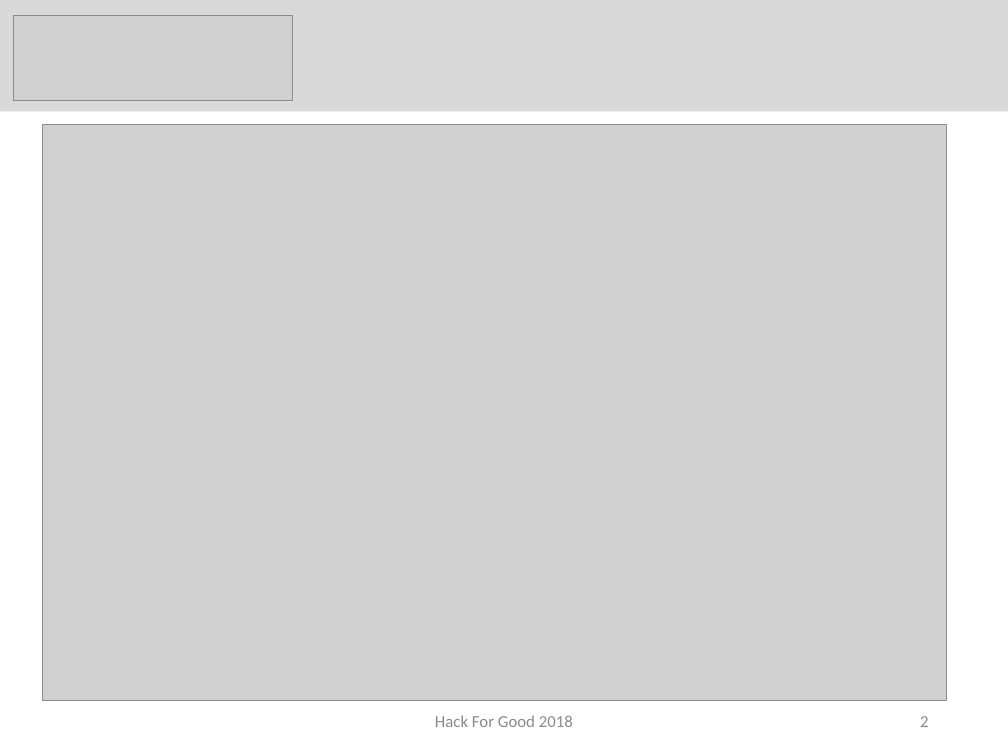
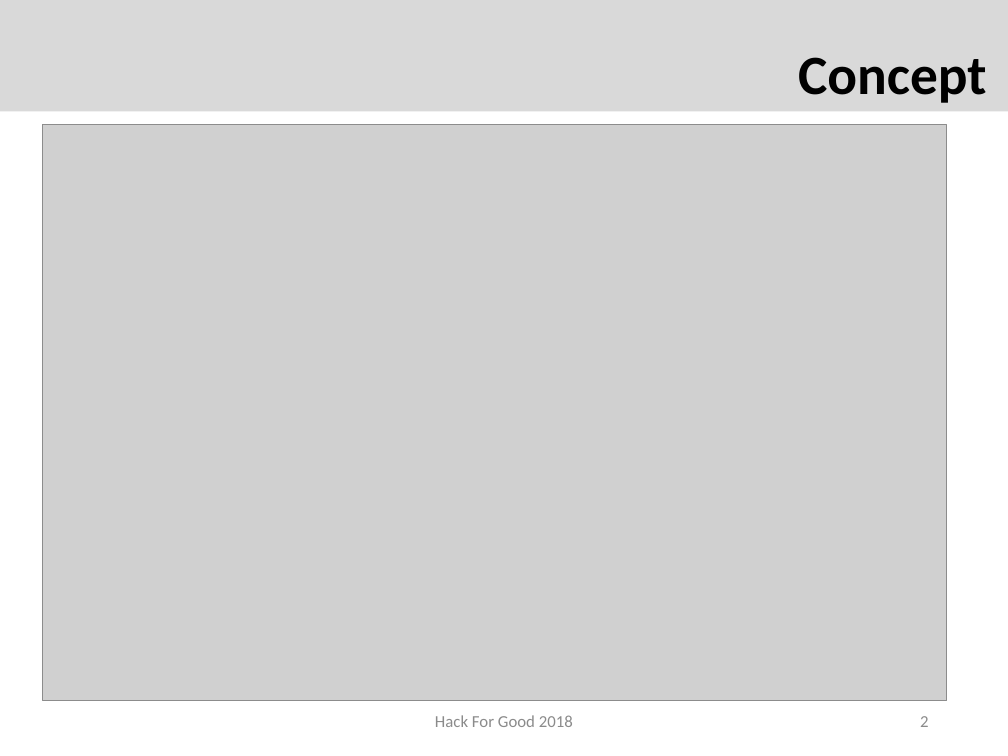
Before and after one commit to Mrrvm/Fallproof, a slide deck: slide 2 of pitch.pptx. Drawn at 1008x756 pixels with LibreOffice and Linux fonts; fonts in the diff are those of the drawing; grey boxes stand for pictures; background and template pictures are left out. Boxes give left, top, right and bottom in pixels: in the first picture for what was removed or moved away, otherwise in the second. Text is boxed around its words. In the diff, an @@ line names an element or a change of style, - is before the commit and + after.

Commit message:
added pitch pdf

```diff
--- a/pitch.pptx
+++ b/pitch.pptx
@@ picture removed at <box>13,15,292,101</box> @@
@@ title added at <box>798,57,987,103</box>, 39.6 pt, text #000000, bold @@
+Concept
```
Also in this commit, not shown: 1 slide added, 1 other file.
